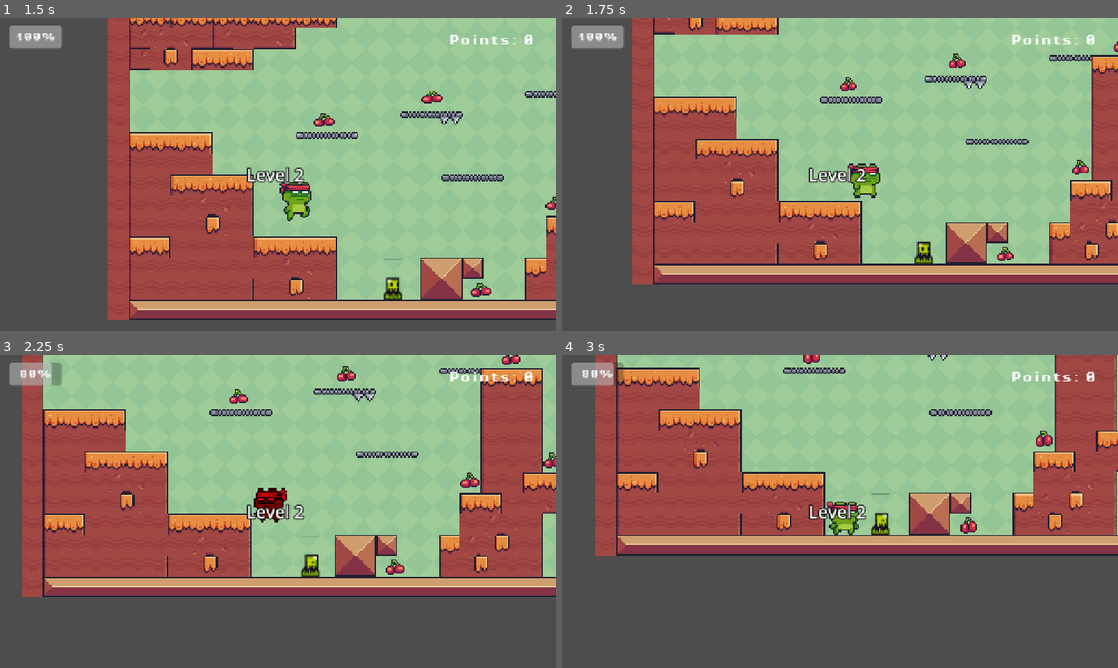
Above: before the commit, frames 1-4 (two rows, left to right).
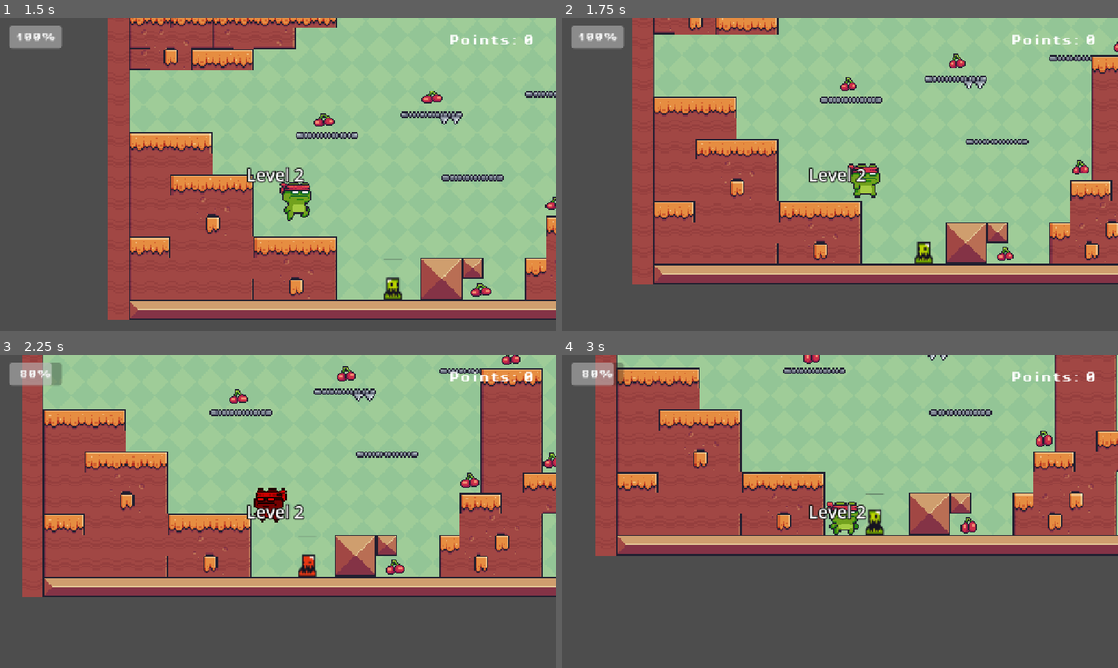
Above: after the commit, the same moments.

Repository: AlexaAko548/Game_Dev
Game: Godot game, scene res://scenes/level2.tscn
Two runs of this game, one before a commit and one after it. Both use one fixed random seed, a clock stepped at 60 frames per second and the inputs below. This scene is started directly instead of the project's main scene. Sound files missing from this copy of the repository are replaced by a short silence.
Inputs:
- Up to frame 1 (1.5 s): hold D (right) from 0.53 s (still down); tap Space (jump) at 0.77 s
- Up to frame 2 (1.75 s): keep holding D (right); tap Space (jump) at 1.52 s
- Up to frame 3 (2.25 s): release D (right) at 2.03 s; hold A (left) from 2.03 s (still down)
- Up to frame 4 (3 s): keep holding A (left)

Frame 1 is identical in both runs. In frame 2, less than 0.1% of the frame differs, in the area x 64-67%, y 72-78%; in frame 3, 0.2%; in frame 4, 0.3%, in the area x 54-59%, y 44-58%.

Commit message:
updated week3 act2

Diff:
--- a/activity-2.1/character_body_2d.gd
+++ b/activity-2.1/character_body_2d.gd
@@ -15,6 +15,7 @@
 
 # This will hold the player so the slime knows who to chase
 var player_target: Node2D = null
+var aggro_timer: float = 0.0
 
 # --- 3. NODE REFERENCES ---
 @onready var animated_sprite_2d: AnimatedSprite2D = $AnimatedSprite2D
@@ -34,7 +35,13 @@
 		State.PATROL:
 			process_patrol()
 		State.AGGRO:
-			velocity.x = 0 # Stand completely still while yelling!
+			velocity.x = 0 # Stand completely still
+
+			# Count down our new stopwatch using physics time!
+			aggro_timer -= delta
+			if aggro_timer <= 0:
+				current_state = State.CHASE
+
 		State.CHASE:
 			process_chase()
 
@@ -61,7 +68,7 @@
 
 # --- AI BEHAVIOR: CHASE (PATHFINDING) ---
 func process_chase() -> void:
-	animated_sprite_2d.play("chase")
+	animated_sprite_2d.play("enemy")
 
 	if player_target != null:
 		# Find the path: subtract enemy position from player position to get direction
@@ -95,18 +102,12 @@
 	if body.is_in_group("Player"):
 		player_target = body
 
-		# 1. Switch to the new AGGRO state so it stops moving
-		current_state = State.AGGRO
-
-		# 2. Play the surprise/angry animation!
-		animated_sprite_2d.play("aggro")
-
-		# 3. Wait right here in the code until that specific animation finishes
-		await animated_sprite_2d.animation_finished
-
-		# 4. Make sure the player didn't already run away during the animation
-		if player_target != null:
-			current_state = State.CHASE
+		# ONLY switch to aggro if we are currently chilling in patrol mode!
+		# This prevents the loop from restarting.
+		if current_state == State.PATROL:
+			current_state = State.AGGRO
+			aggro_timer = 1.5 # Start the 1.5 second stopwatch
+			animated_sprite_2d.play("aggro")
 
 # --- SENSOR: PLAYER LEAVES VISION ---
 func _on_detection_zone_body_exited(body: Node2D) -> void:
--- a/activity-2.1/scenes/cherry.gd
+++ b/activity-2.1/scenes/cherry.gd
@@ -5,6 +5,7 @@
 func _on_body_entered(body: Node2D) -> void:
 	# Check if the player touched it
 	if body.is_in_group("Player"):
+		GameManager.add_point()
 		# 1. Turn off collision so the player can't grab it twice
 		$CollisionShape2D.set_deferred("disabled", true)
 
--- a/activity-2.1/scenes/enemy.tscn
+++ b/activity-2.1/scenes/enemy.tscn
@@ -78,8 +78,8 @@
 [sub_resource type="RectangleShape2D" id="RectangleShape2D_ile5s"]
 size = Vector2(69, 67)
 
-[sub_resource type="CircleShape2D" id="CircleShape2D_md0e3"]
-radius = 116.01724
+[sub_resource type="RectangleShape2D" id="RectangleShape2D_md0e3"]
+size = Vector2(481, 167.5)
 
 [node name="CharacterBody2D" type="CharacterBody2D" unique_id=1713127928]
 position = Vector2(1326, 403)
@@ -106,7 +106,7 @@
 
 [node name="LedgeCheck" type="RayCast2D" parent="." unique_id=1967693279]
 position = Vector2(45, 84)
-target_position = Vector2(51, 1)
+target_position = Vector2(52, 2)
 metadata/_edit_group_ = true
 
 [node name="WallCheck" type="RayCast2D" parent="." unique_id=912695316]
@@ -117,8 +117,8 @@
 [node name="DetectionZone" type="Area2D" parent="." unique_id=1616808857]
 
 [node name="CollisionShape2D" type="CollisionShape2D" parent="DetectionZone" unique_id=912712388]
-position = Vector2(49, 67)
-shape = SubResource("CircleShape2D_md0e3")
+position = Vector2(54, 61)
+shape = SubResource("RectangleShape2D_md0e3")
 
 [connection signal="body_entered" from="HitBox" to="." method="_on_hit_box_body_entered"]
 [connection signal="body_entered" from="DetectionZone" to="." method="_on_detection_zone_body_entered"]
Not shown, added: proofs/week3-act2.mp4
